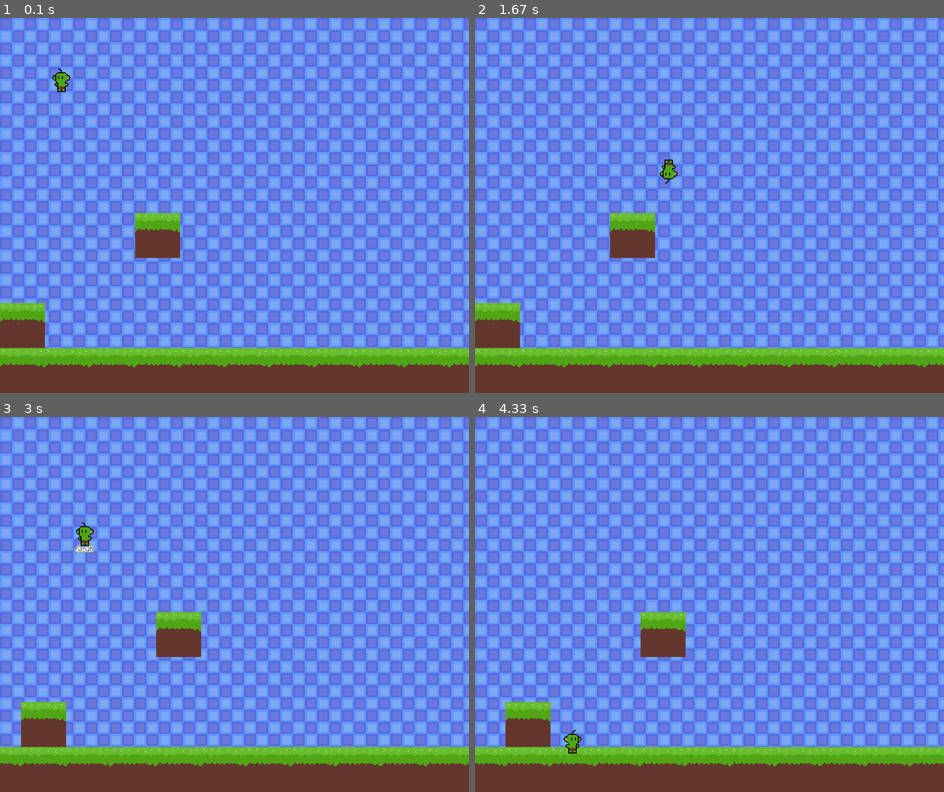
Above: before the commit, frames 1-4 (two rows, left to right).
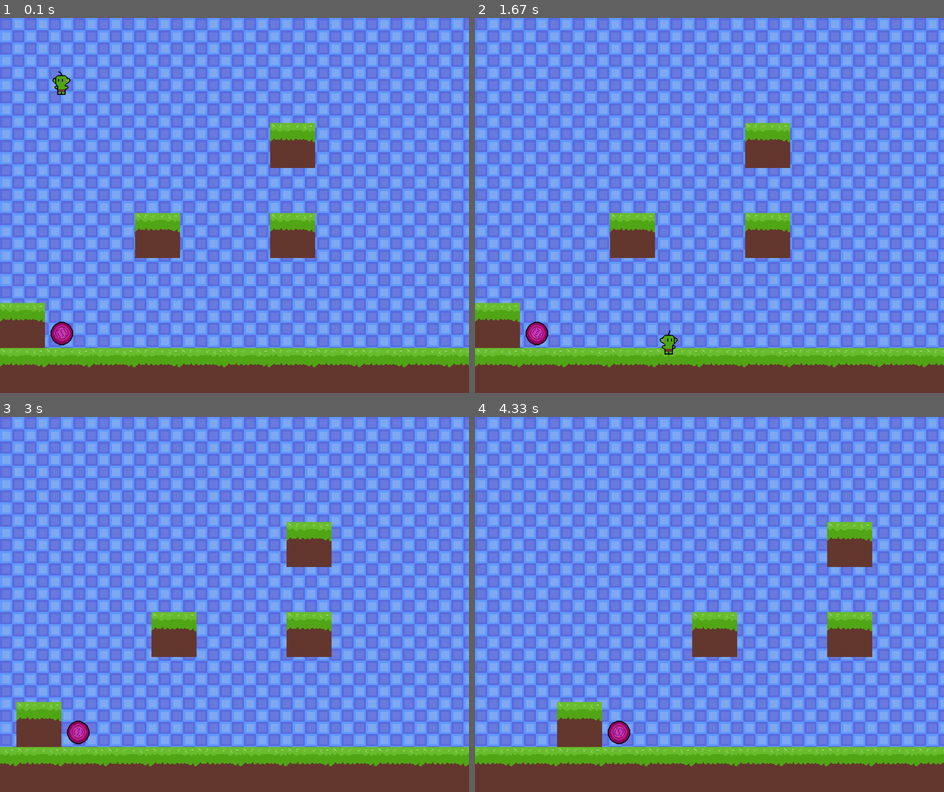
Above: after the commit, the same moments.

Repository: LeoBeox/Final_Project_PygameCE
Game: pygame game, started from main.py
Two runs of this game, one before a commit and one after it. Both use one fixed random seed, a clock stepped at 60 frames per second and the inputs below.
Inputs:
- Up to frame 1 (0.1 s): no input
- Up to frame 2 (1.67 s): hold Right 0.33-0.8 s; hold Up 0.83-1.13 s; hold Right 1.17-1.63 s
- Up to frame 3 (3 s): hold Left 1.67-2.2 s; hold Left 2.23-2.63 s; hold Up from 2.67 s (still down)
- Up to frame 4 (4.33 s): release Up at 3.03 s; hold Left 3.73-4.2 s; hold Right from 4.23 s (still down)

The runs differ from the first frame. In frame 1, 2.7% of the frame differs, in the area x 10-68%, y 13-88%; in frame 2, 2.9%; in frame 3, 3.8%; in frame 4, 7.8%, in the area x 0-100%, y 27-94%.

Commit message:
Added Rune traps, fixing collision with them, added hit state.

Diff:
--- a/main.py
+++ b/main.py
@@ -73,13 +73,27 @@
         self.fall_count = 0
         self.jump_count = 0
         self.gravity_enabled = True
-        self.on_ground = False  # New flag to check if on the ground
         self.current_sprite_sheet = None
+        self.hit = False
+        self.hit_count = 0
+        self.can_move = True
 
 
     def move(self, dx, dy):
         self.rect.x += dx
         self.rect.y += dy
+
+    def makeHit(self):
+        self.hit = True
+        self.hit_count = 0
+        self.can_move = True
+
+        if self.direction == "left":
+            self.x_vel = 10
+        else:
+            self.x_vel = -10
+
+        self.y_vel = -5
 
     def moveLeft(self, vel):
         self.x_vel = -vel
@@ -101,41 +115,39 @@
             self.on_ground = False  # No longer on the ground after jumping
 
     def loop(self, FPS):
-        if self.gravity_enabled:
-            self.move(self.x_vel, self.y_vel)
-            if not self.on_ground:
-                self.y_vel += min(1, (self.fall_count / FPS) * self.GRAVITY)
-                self.fall_count += 1
-            else:
-                self.y_vel = 0
-        else:
-            self.move(self.x_vel, 0)
-
-        # If no collision happened yet and player is not on floor, they're falling
-        if self.y_vel > 0 and not self.on_ground:
-            self.on_ground = False  # ensures state resets correctly mid-air
+        # Apply movement
+        self.move(self.x_vel, self.y_vel)
+
+        # Gravity only if not grounded (i.e., not standing on something)
+        self.y_vel += min(1, (self.fall_count / FPS) * self.GRAVITY)
+        self.fall_count += 1
+
+        if self.hit:
+            self.hit_count += 1
+            if self.hit_count > FPS:
+                self.hit = False
+                self.can_move = True
 
         self.update_sprite()
 
+
     def landed(self):
-        if not self.on_ground:
-            self.fall_count = 0
-            self.y_vel = 0
-            self.jump_count = 0
-            self.on_ground = True  # Player is on the ground after landing
+        self.fall_count = 0
+        self.y_vel = 0
+        self.jump_count = 0
 
     def hit_head(self):
         self.y_vel *= -1
 
     def update_sprite(self):
         sprite_sheet = "idle"
-        if not self.on_ground:
-            if self.y_vel < 0:
-                sprite_sheet = "jump"
-            elif self.y_vel > 1:
-                sprite_sheet = "fall"
-            else:
-                sprite_sheet = "jump"
+
+        if self.hit:
+            sprite_sheet = "hit"
+        elif self.y_vel < 0:
+            sprite_sheet = "jump"
+        elif self.y_vel > 1:
+            sprite_sheet = "fall"
         elif self.x_vel != 0:
             sprite_sheet = "run"
         else:
@@ -153,10 +165,6 @@
         self.animation_count += 1
 
         self.update()
-
-
-
-
 
 
     def update(self):
@@ -202,7 +210,36 @@
             self.image.fill((0, 255, 0))  # bright green if loading fails
         self.mask = pygame.mask.from_surface(self.image)
 
-
+class Rune(Object):
+    ANIMATION_DELAY = 3
+
+    def __init__(self, x, y, width, height):
+        super().__init__(x, y, width, height, "rune")
+        self.rune = load_sprite_sheets("Traps", "Rune", width, height)
+        self.image = self.rune["rune"][0]
+        self.mask = pygame.mask.from_surface(self.image)
+        self.animation_count = 0
+        self.animation_name = "rune"
+
+    def idle(self):
+        self.animation_name = "rune"
+
+    def loop(self):
+
+        sprites = self.rune[self.animation_name]
+        sprite_index = (self.animation_count //
+                        self.ANIMATION_DELAY) % len(sprites)
+
+        self.image = sprites[sprite_index]
+        self.animation_count += 1
+        self.update()
+
+        if self.animation_count // self.ANIMATION_DELAY > len(sprites):
+            self.animation_count = 0
+
+    def update(self):
+        self.rect = self.image.get_rect(topleft=(self.rect.x, self.rect.y))
+        self.mask = pygame.mask.from_surface(self.image)  # Update the mask
 
 def get_background(name):
     image = pygame.image.load(join("assets", "Background", name))
@@ -230,6 +267,10 @@
 
 def handle_vertical_collision(player, objects, dy):
     collided_objects = []
+    player.rect.y += dy
+    player.update()
+
+
     for obj in objects:
         if pygame.sprite.collide_mask(player, obj):
             if dy > 0:  # Player is falling
@@ -242,6 +283,7 @@
             collided_objects.append(obj)
 
     return collided_objects
+
 
 def collide(player, objects, dx):
     player.move(dx, 0)
@@ -259,12 +301,15 @@
 
 
 def handle_movement(player, objects):
+    if not player.can_move:
+        return
+
     keys = pygame.key.get_pressed()
 
     player.x_vel = 0
 
-    collide_left = collide(player, objects, -PLAYER_VEL)
-    collide_right = collide(player, objects, PLAYER_VEL)
+    collide_left = collide(player, objects, -PLAYER_VEL * 2)
+    collide_right = collide(player, objects, PLAYER_VEL * 2)
 
     if keys[pygame.K_LEFT] and not collide_left:
         player.moveLeft(PLAYER_VEL)
@@ -272,21 +317,31 @@
         player.moveRight(PLAYER_VEL)
 
 
-    handle_vertical_collision(player, objects, player.y_vel)
-
+    vertical_collide = handle_vertical_collision(player, objects, player.y_vel)
+    to_check = [collide_left, collide_right, *vertical_collide]
+    for obj in to_check:
+        if obj and obj.name == "rune":
+            player.makeHit()
 
 
 def main(window):
     clock = pygame.time.Clock()
     background, bg_image = get_background("purblueBG.png")
 
+    block_size = 96
+
     player = Player(100, 100, 50, 50)
 
-    block_size = 96
+    rune = Rune(100, HEIGHT - block_size - 64, 32, 64)
+
+
     floor = [Block(i * block_size, HEIGHT - block_size, block_size) for i in range(-WIDTH // block_size, WIDTH * 2 // block_size)]
     blocks = [Block(0, HEIGHT - block_size, block_size)]
     objects = [*floor , Block(0, HEIGHT - block_size * 2, block_size),
-               Block(block_size * 3, HEIGHT - block_size * 4, block_size)]
+               Block(block_size * 3, HEIGHT - block_size * 4, block_size),
+               Block(block_size * 6, HEIGHT - block_size * 6, block_size),
+               Block(block_size * 6, HEIGHT - block_size * 4, block_size),
+               rune,]
 
     offset_x = 0
     scroll_area_width = 200
@@ -304,7 +359,9 @@
                 if event.key == pygame.K_UP and player.jump_count < 2:
                     player.jump()
         player.loop(FPS)
+        rune.loop()
         handle_movement(player, objects)
+
         draw(window, background, bg_image, player, objects, offset_x)
 
         if (player.rect.right - offset_x >= WIDTH - scroll_area_width and player.x_vel > 0) or (
Binary file added: assets/MainCharacter/GoblinBro/hit.png
Binary file changed: assets/Terrain/Terrain.png
Binary file added: assets/Traps/Rune/rune.png
